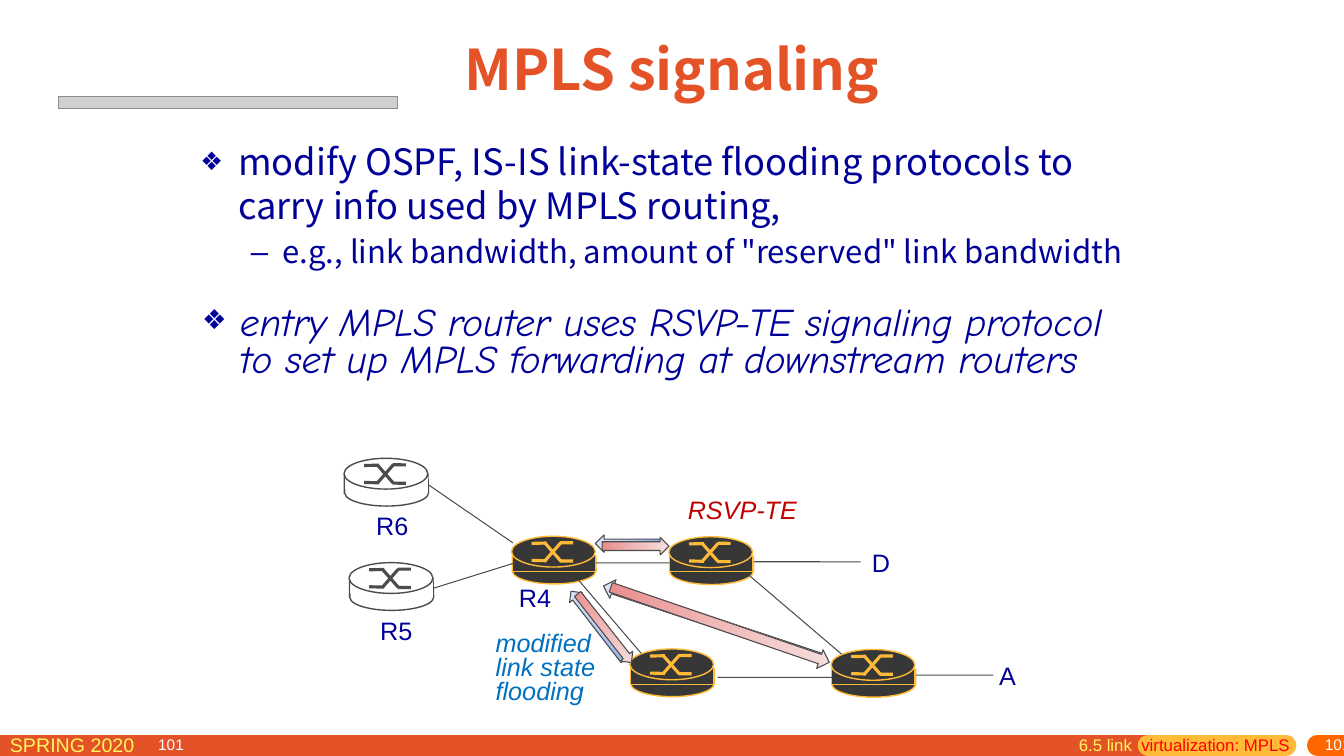
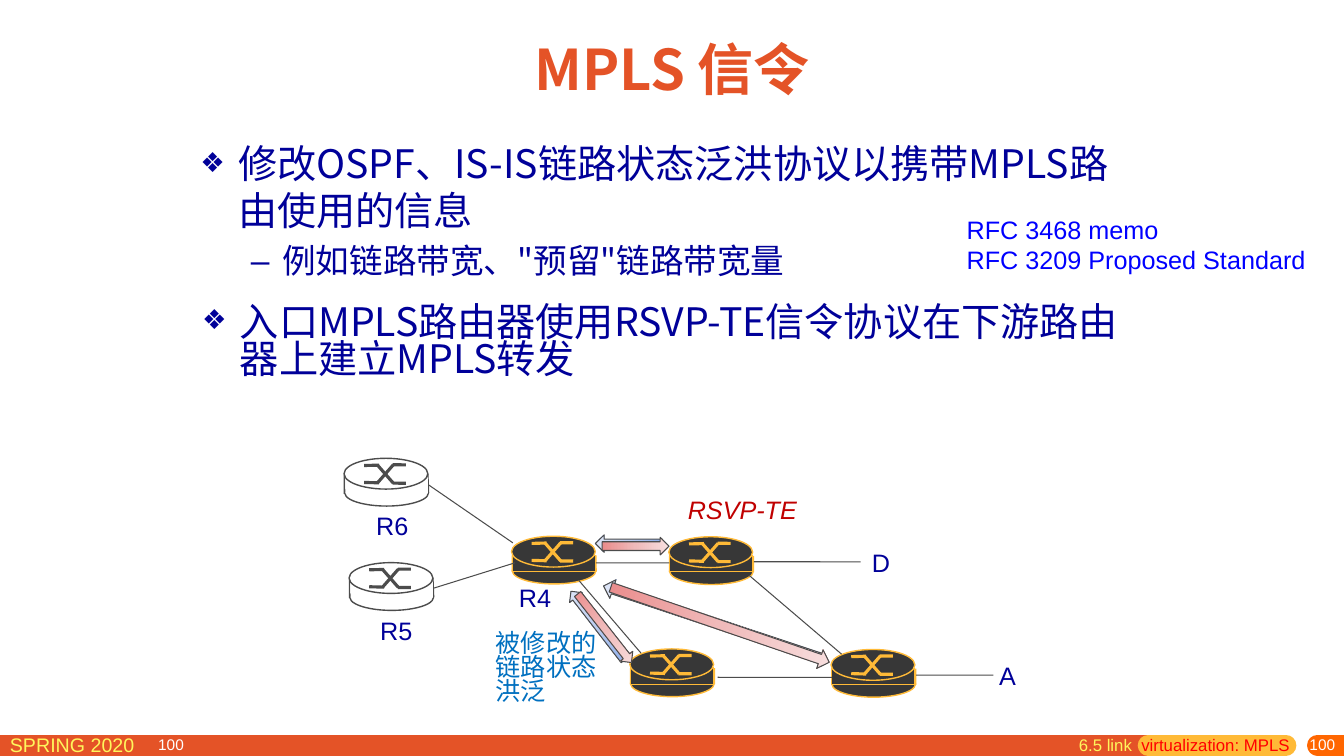
Before and after one commit to network-distributed/presentations, a slide deck: slide 100 of chapter6_cn.pptx (slide 101 before the commit). Drawn at 1344x756 pixels with LibreOffice and Linux fonts; fonts in the diff are those of the drawing; grey boxes stand for pictures. Boxes give left, top, right and bottom in pixels: in the first picture for what was removed or moved away, otherwise in the second. Text is boxed around its words. In the diff, an @@ line names an element or a change of style, - is before the commit and + after.

```diff
--- a/chapter6_cn.pptx
+++ b/chapter6_cn.pptx
@@ title at (x1=534, y1=42, x2=810, y2=95): text changed @@
-MPLS signaling
+MPLS 信令
@@ picture removed at (x1=58, y1=97, x2=398, y2=109) @@
@@ text at (x1=238, y1=145, x2=1108, y2=276): text changed; size 25.9 to 28 pt @@
-❖ modify OSPF, IS-IS link-state flooding protocols to carry info used by MPLS routing,
-  – e.g., link bandwidth, amount of "reserved" link bandwidth
+❖ 修改OSPF、IS-IS链路状态泛洪协议以携带MPLS路由使用的信息
+  – 例如链路带宽、"预留"链路带宽量
@@ text added at (x1=967, y1=221, x2=1305, y2=275), 18 pt, text #0000FF @@
+RFC 3468 memo
+RFC 3209 Proposed Standard
@@ text at (x1=240, y1=303, x2=1118, y2=347): text changed; font Comic Neue to Noto Sans CJK SC; italic off @@
-❖ entry MPLS router uses RSVP-TE signaling protocol to set up MPLS forwarding at downstream routers
+❖ 入口MPLS路由器使用RSVP-TE信令协议在下游路由器上建立MPLS转发
@@ text at (x1=496, y1=627, x2=597, y2=702): text changed; font Arial to Noto Sans CJK SC; italic off @@
-modified
-link state
-flooding
+被修改的
+链路状态
+洪泛
@@ page number at (x1=150, y1=739, x2=176, y2=750): text changed @@
-101
+100
@@ page number at (x1=158, y1=739, x2=184, y2=750): text changed @@
-101
+100
@@ page number at (x1=160, y1=739, x2=186, y2=750): text changed @@
-101
+100
@@ page number added at (x1=1085, y1=738, x2=1344, y2=756), 11 pt, text #FFFFFF @@
+100
@@ page number removed at (x1=1100, y1=738, x2=1344, y2=756) @@
-101
@@ page number at (x1=1308, y1=737, x2=1334, y2=753): text changed @@
-101
+100
@@ page number at (x1=1325, y1=739, x2=1344, y2=750): text changed @@
-101
+100
```
Also in this commit, not shown: 110 other slides changed, 6 slides added, 7 slides removed, 1 other file.
